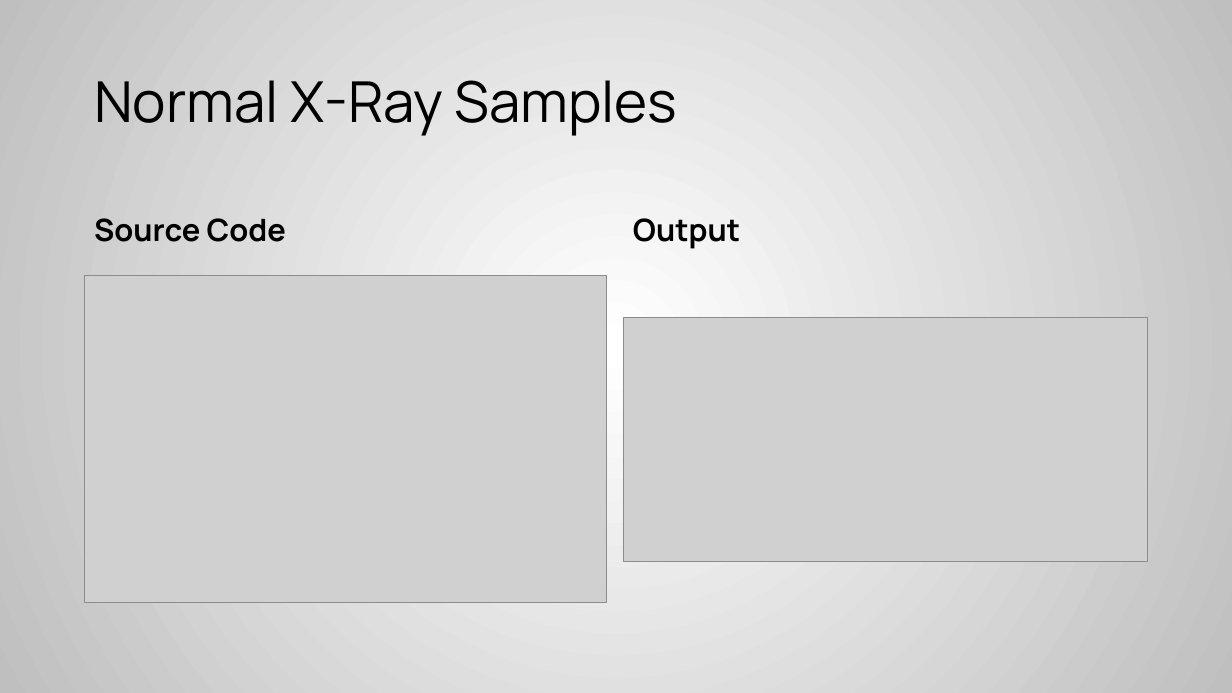
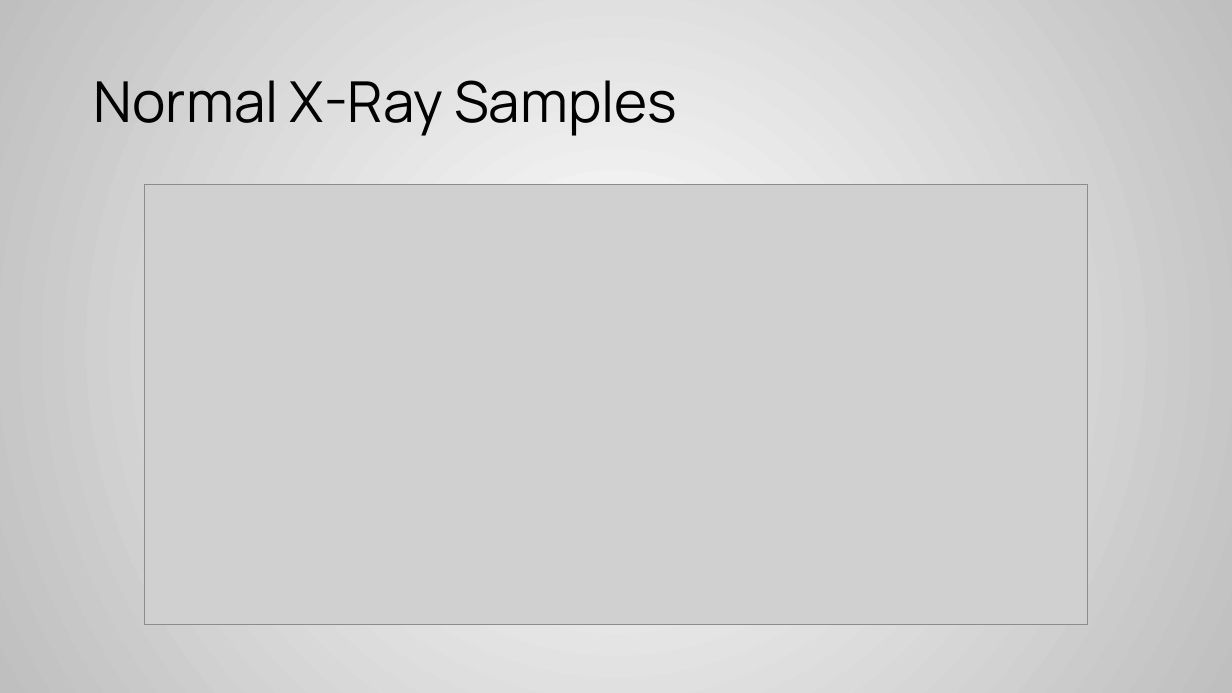
Before and after one commit to harshitgupta5/Chest-Pneumonia-Detection, a slide deck: slide 8 of Project/Chest Pneumonia Detection 2.pptx (slide 11 before the commit). Drawn at 1232x693 pixels with LibreOffice and Linux fonts; fonts in the diff are those of the drawing; grey boxes stand for pictures. Boxes give left, top, right and bottom in pixels: in the first picture for what was removed or moved away, otherwise in the second. Text is boxed around its words. In the diff, an @@ line names an element or a change of style, - is before the commit and + after.

```diff
--- a/Project/Chest Pneumonia Detection 2.pptx
+++ b/Project/Chest Pneumonia Detection 2.pptx
@@ picture: place and size @@
-picture at box(624, 317, 1148, 561)
+picture at box(144, 185, 1087, 625)
@@ text removed at box(94, 218, 286, 242) @@
-Source Code
@@ text removed at box(633, 218, 740, 249) @@
-Output
@@ picture removed at box(85, 275, 606, 603) @@
```
Also in this commit, not shown: 4 other slides changed, 3 slides removed.
